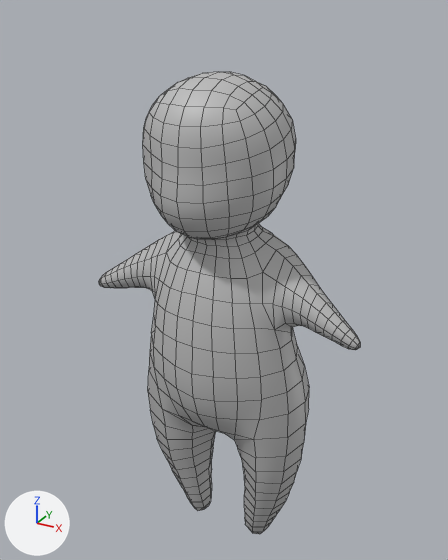
What one commit did to the FBX model Assets/Characters/Protagonist/Protagonist.fbx.
Camera for both pictures: a camera (50 mm lens) standing at (1.45, -2.69, 3.03) and looking at (-0.04, 0.02, 1.67). The lights are fixed; the arrows at lower left show +X, +Y and +Z. Mesh edges are drawn as thin lines. Where no turn or scale is listed for an object, it has been applied to the vertices.

Names of what the first picture shows: 'BaseChar_Unboned:BaseCharacter'.
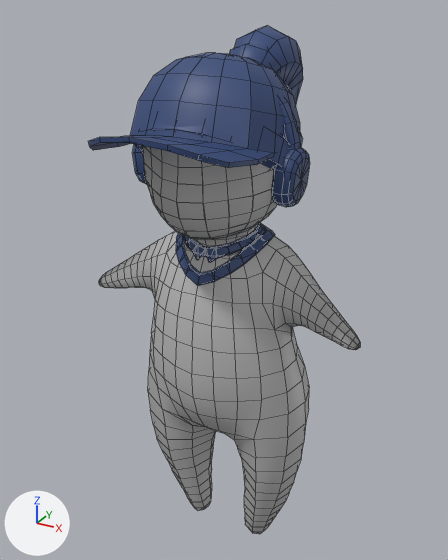
Where the change shows, as pixel boxes (x1, y1, x2, y2) in the pictures (448 x 560 px):
'Cap', added (blue)
    after: (88, 53, 300, 168)
'Face', added
    after: (143, 146, 274, 238)
'Ecouteurs', added (blue)
    after: (132, 99, 310, 207)
'Ponytail', added (blue)
    after: (234, 26, 303, 105)
'V', added (blue)
    after: (176, 224, 275, 286)
'Beanie', added (blue)
    after: (135, 121, 303, 170)
'Bun', added (blue)
    after: (230, 43, 281, 74)
'Polo', added (blue)
    after: (187, 223, 264, 263)
'Round', added (blue)
    after: (183, 226, 265, 257)
part 1 of me_mesh, shading changed
    both: (99, 197, 360, 534)

The change, as a diff of the scene's bpy script:
```diff
--- a/Assets/Characters/Protagonist/Protagonist.fbx.py
+++ b/Assets/Characters/Protagonist/Protagonist.fbx.py
@@ me_mesh @@
 me_mesh.from_pydata(...)  # 834 vertices, 852 faces; spans x -0.78..0.78, y -0.48..0.35, z 0.0..2.76
+# me_mesh part 1: edges marked sharp go from 1684 to 0
 me_mesh.materials.append(mat_lambert1)
@@ ob_beanie @@
+ob_beanie = bpy.data.objects.new('Beanie', me_mesh_006)  # 161 vertices, 160 faces; spans x -0.395..0.395, y -0.485..0.339, z 2.124..2.79; in mat_details (dark blue #344a7a)
+ob_beanie.location = (0.0, 0.0, 0.0)
@@ ob_ponytail @@
+ob_ponytail = bpy.data.objects.new('Ponytail', me_mesh_009)  # 107 vertices, 108 faces; spans x -0.169..0.169, y 0.103..0.686, z 2.093..2.942; in mat_details (dark blue #344a7a)
+ob_ponytail.location = (0.0, 0.0, 0.0)
@@ ob_round @@
+ob_round = bpy.data.objects.new('Round', me_mesh_003)  # 80 vertices, 60 faces; spans x -0.218..0.216, y -0.258..0.1, z 1.907..2.031; in mat_details (dark blue #344a7a)
+ob_round.location = (0.0, 0.0, 0.0)
@@ ob_polo @@
+ob_polo = bpy.data.objects.new('Polo', me_mesh_002)  # 86 vertices, 66 faces; spans x -0.213..0.213, y -0.268..0.098, z 1.886..2.031; in mat_details (dark blue #344a7a)
+ob_polo.location = (0.0, 0.0, 0.0)
@@ ob_bun @@
+ob_bun = bpy.data.objects.new('Bun', me_mesh_007)  # 66 vertices, 64 faces; spans x -0.145..0.145, y 0.103..0.404, z 2.599..2.894; in mat_details (dark blue #344a7a)
+ob_bun.location = (0.0, 0.0, 0.0)
@@ ob_ecouteurs @@
+ob_ecouteurs = bpy.data.objects.new('Ecouteurs', me_mesh_008)  # 176 vertices, 198 faces; spans x -0.444..0.444, y -0.231..-0.006, z 2.187..2.791; in mat_details (dark blue #344a7a)
+ob_ecouteurs.location = (0.0, 0.0, 0.0)
@@ ob_cap @@
+ob_cap = bpy.data.objects.new('Cap', me_mesh_005)  # 141 vertices, 136 faces; spans x -0.38..0.38, y -0.798..0.311, z 2.297..2.841; in mat_details (dark blue #344a7a)
+ob_cap.location = (0.0, 0.0, 0.0)
@@ ob_face @@
+ob_face = bpy.data.objects.new('Face', me_mesh_001)  # 66 vertices, 50 faces; spans x -0.344..0.344, y -0.483..-0.195, z 2.052..2.592; in mat_lambert1 (grey #bcbcbc)
+ob_face.location = (0.0, -0.002, 0.0)
@@ ob_v @@
+ob_v = bpy.data.objects.new('V', me_mesh_004)  # 80 vertices, 60 faces; spans x -0.254..0.253, y -0.325..0.128, z 1.777..2.011; in mat_details (dark blue #344a7a)
+ob_v.location = (0.0, 0.0, 0.0)
```
